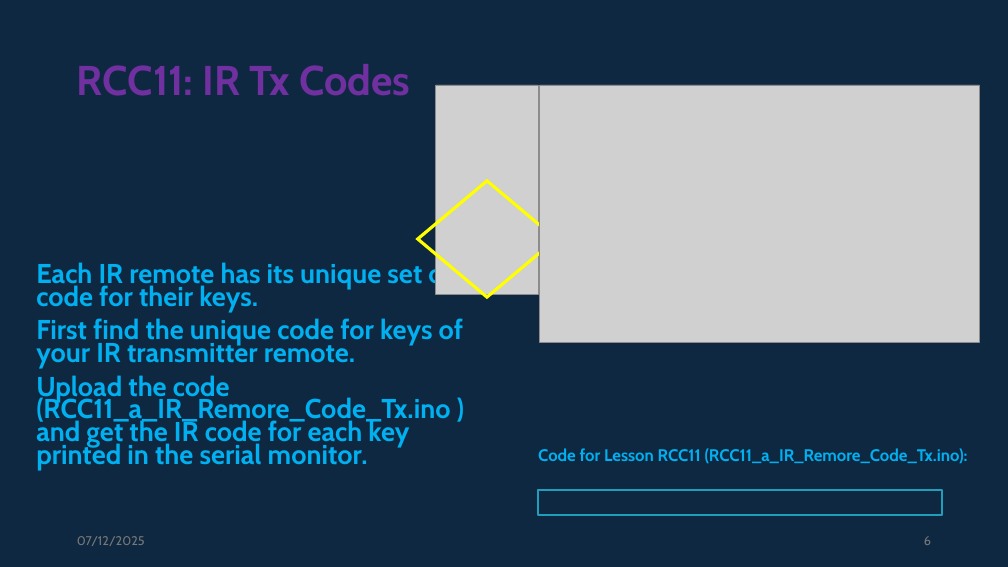
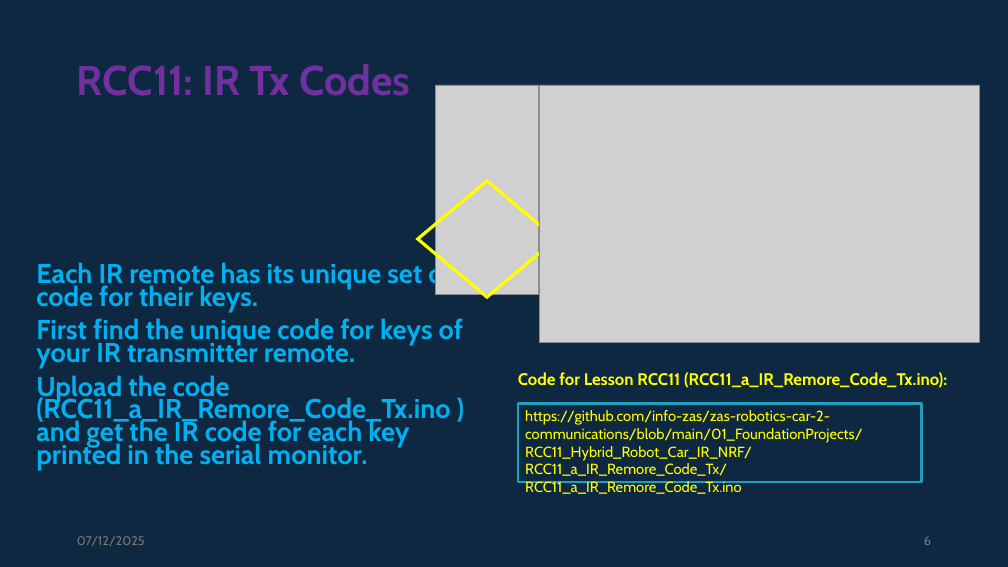
Before and after one commit to info-zas/zas-robotics-car-2-communications, a slide deck: slide 6 of 01_FoundationProjects/RCC11_Hybrid_Robot_Car_IR_NRF/RCC11_Hybrid_Robot_Car_IR_NRF.pptx. Drawn at 1008x567 pixels with LibreOffice and Linux fonts; fonts in the diff are those of the drawing; grey boxes stand for pictures. Boxes give left, top, right and bottom in pixels: in the first picture for what was removed or moved away, otherwise in the second. Text is boxed around its words. In the diff, an @@ line names an element or a change of style, - is before the commit and + after.

```diff
--- a/01_FoundationProjects/RCC11_Hybrid_Robot_Car_IR_NRF/RCC11_Hybrid_Robot_Car_IR_NRF.pptx
+++ b/01_FoundationProjects/RCC11_Hybrid_Robot_Car_IR_NRF/RCC11_Hybrid_Robot_Car_IR_NRF.pptx
@@ text "Code for Lesson RCC11 (RCC11_a_IR_Remore_Code_Tx.ino):": place and size @@
-text "Code for Lesson RCC11 (RCC11_a_IR_Remore_Code_Tx.ino):" at [538, 448, 968, 464]
+text "Code for Lesson RCC11 (RCC11_a_IR_Remore_Code_Tx.ino):" at [518, 372, 947, 388]
@@ text "Code for Lesson RCC11 (RCC11_a_IR_Remore_Code_Tx.ino):" at [518, 372, 947, 388]: text colour #00B0F0 to #FFFF00 @@
@@ rectangle "https://github.com/info-zas/zas-robotics-car-2-communication ...": place and size @@
-rectangle "https://github.com/info-zas/zas-robotics-car-2-communication ..." at [538, 490, 942, 516]
+rectangle "https://github.com/info-zas/zas-robotics-car-2-communication ..." at [518, 404, 922, 482]
@@ text in rectangle at [525, 410, 862, 494]: text added @@
+https://github.com/info-zas/zas-robotics-car-2-communications/blob/main/01_FoundationProjects/RCC11_Hybrid_Robot_Car_IR_NRF/RCC11_a_IR_Remore_Code_Tx/RCC11_a_IR_Remore_Code_Tx.ino
```
Also in this commit, not shown: 2 other slides changed, 11 other files.
